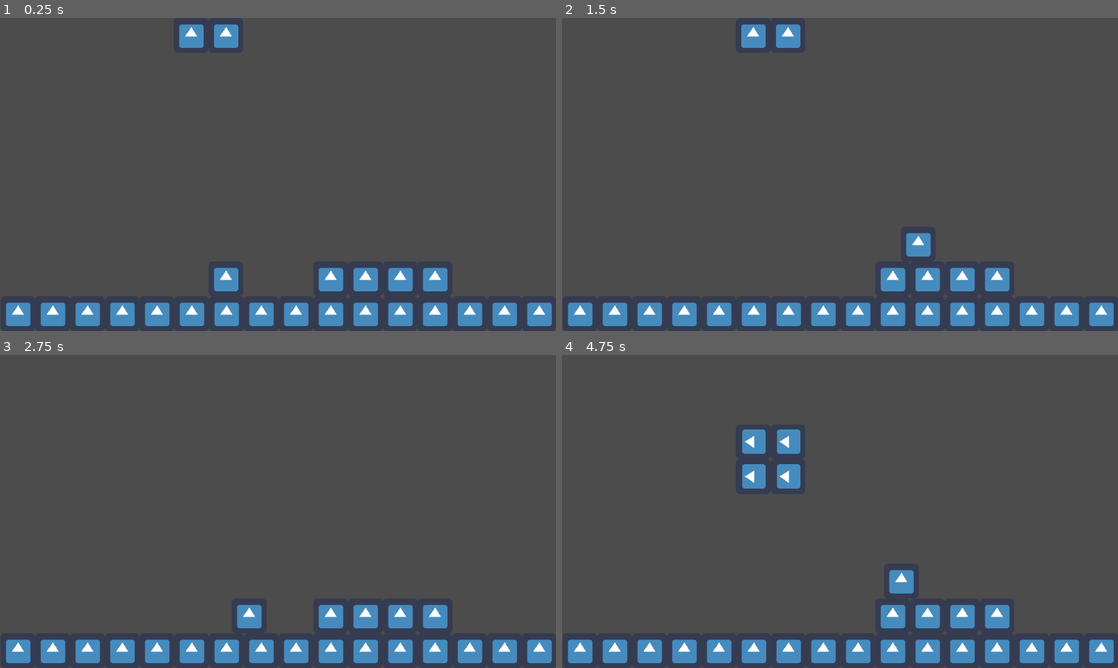
Above: before the commit, frames 1-4 (two rows, left to right).
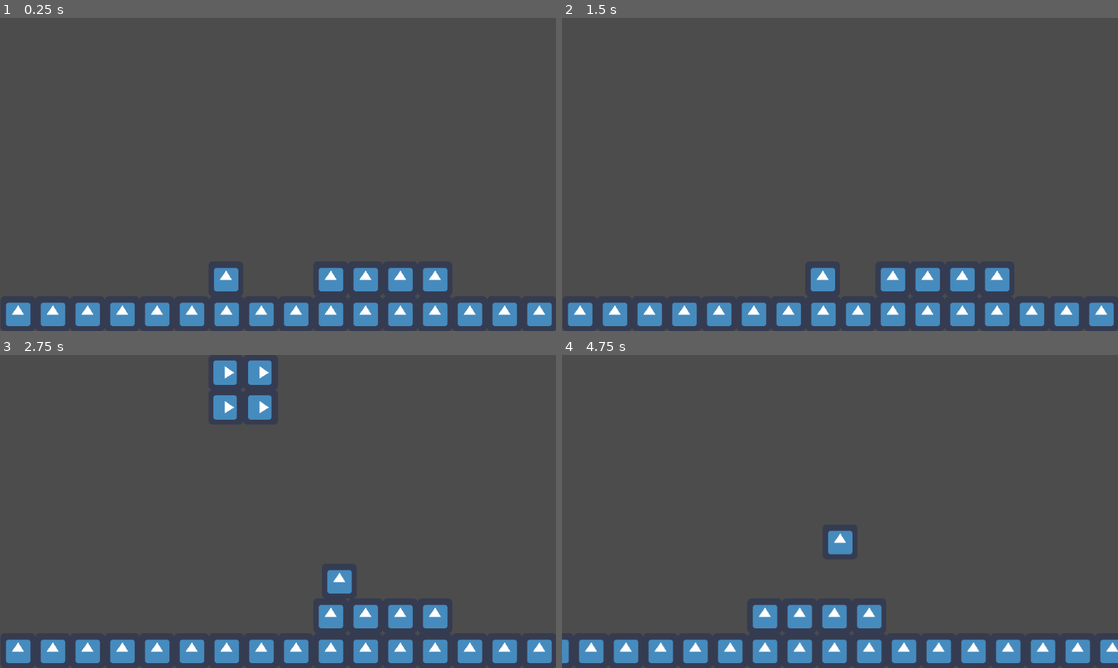
Above: after the commit, the same moments.

Repository: KavehNejad/Hack-2023
Game: Godot game, scene res://src/scenes/Tutorial level.tscn
The game is run twice, just before and just after one commit, with the same random seed, the same clock (stepped at 60 frames per second) and the same inputs. The engine's default icon, where the game draws it, is replaced by a stand-in: a white triangle on a blue panel in a dark square.
Inputs:
- Up to frame 1 (0.25 s): no input
- Up to frame 2 (1.5 s): tap Enter at 0.5 s; hold Right (right) from 0.53 s (still down); tap F (game_mode_switch) at 0.6, 1.35 s; tap Up (jump) at 0.77 s
- Up to frame 3 (2.75 s): tap Up (jump) at 1.52 s; release Right (right) at 2.03 s; hold A (left) from 2.03 s (still down); tap F (game_mode_switch) at 2.1 s
- Up to frame 4 (4.75 s): release A (left) at 2.78 s; hold Right (right) 2.78-4.28 s; tap F (game_mode_switch) at 2.85, 3.6, 4.35 s; tap Up (jump) at 3.02, 3.77, 4.52 s; hold A (left) from 4.28 s (still down)

The runs differ from the first frame. In frame 1, 0.7% of the frame differs, in the area x 32-43%, y 2-10%; in frame 2, 1.3%; in frame 3, 2.0%; in frame 4, 10%, in the area x 0-100%, y 23-99%.

Commit message:
Starts in platformer mode

Diff:
--- a/super-tetris-world/src/scenes/world.tscn
+++ b/super-tetris-world/src/scenes/world.tscn
@@ -3,4 +3,5 @@
 [ext_resource path="res://src/scripts/world.gd" type="Script" id=1]
 
 [node name="Node" type="Node2D"]
+visible = false
 script = ExtResource( 1 )
--- a/super-tetris-world/src/scripts/Global.gd
+++ b/super-tetris-world/src/scripts/Global.gd
@@ -3,4 +3,4 @@
 var game_paused = false
 var has_lost = false
 var tile_size = 64
-var game_mode = 'Tetris' # or Tetris
+var game_mode = 'Platformer' # or Tetris
--- a/super-tetris-world/src/scripts/world.gd
+++ b/super-tetris-world/src/scripts/world.gd
@@ -16,6 +16,7 @@
 	shapes = set_up_blocks_script.get_block_tyoes()
 	create_grid()
 	spawn_shape()
+	current_shape.on_game_mode_changed()
 
 	var all_cells = $TileMap.get_used_cells()
 	for cell in all_cells:
